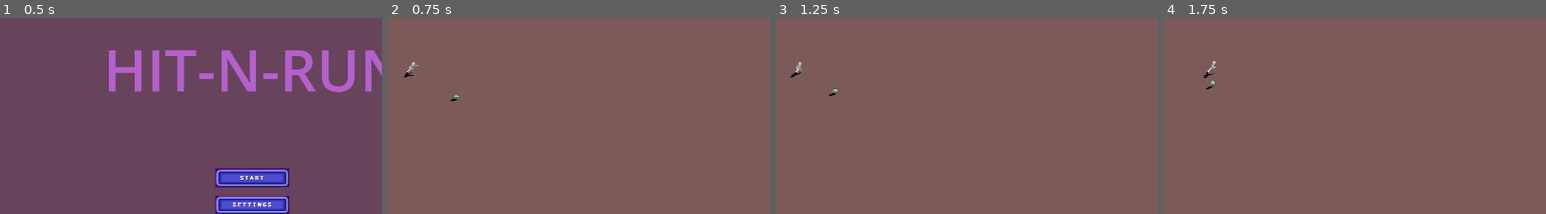
Above: before the commit, frames 1-4 (left to right).
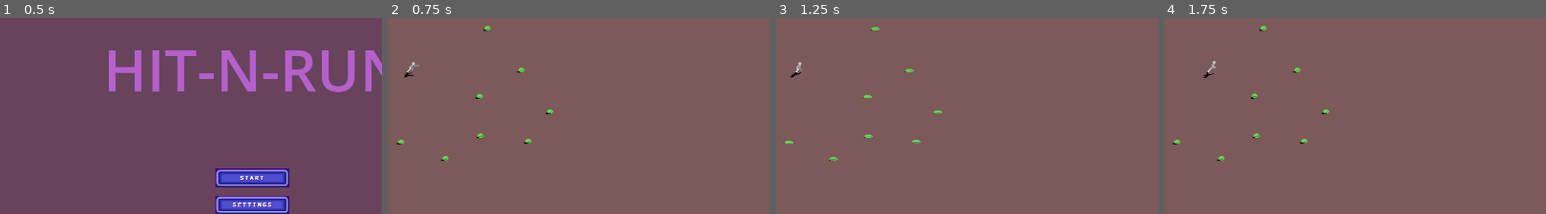
Above: after the commit, the same moments.

Repository: JuaniCargnel/Proyecto_Final_ProgIII
Game: Godot game, scene res://Escenas/MenuPrincipal.tscn
Two runs of this game, one before a commit and one after it. Both use one fixed random seed, a clock stepped at 60 frames per second and the inputs below.
Inputs (mouse positions are % of the whole screen's width and height, from its top left):
- Up to frame 1 (0.5 s): no input
- Up to frame 2 (0.75 s): click (48, 46) at 0.5 s
- Up to frame 3 (1.25 s): no input
- Up to frame 4 (1.75 s): move the mouse to (72, 45) at 1.27 s; hold Right (Right) from 1.28 s (still down); hold Shift (Correr) from 1.28 s (still down)
The pictures show only the part of the screen within x 15-65%, y 6-55%; the shares and areas given below are measured in that part.

Frame 1 is identical in both runs. In frame 2, 0.4% of the frame differs, in the area x 2-44%, y 3-73%; in frame 3, 0.3%; in frame 4, 0.4%.

Commit message:
Update 0.2.1

Diff:
--- a/Escenas/Pantalla1A.tscn
+++ b/Escenas/Pantalla1A.tscn
@@ -36,6 +36,27 @@
 navigation_polygon = SubResource("NavigationPolygon_qe0nb")
 
 [node name="SlimeVerde" parent="." instance=ExtResource("4_oo5ip")]
-position = Vector2(474, 263)
+position = Vector2(530, 260)
+
+[node name="SlimeVerde2" parent="." instance=ExtResource("4_oo5ip")]
+position = Vector2(656, 377)
+
+[node name="SlimeVerde3" parent="." instance=ExtResource("4_oo5ip")]
+position = Vector2(550, 83)
+
+[node name="SlimeVerde4" parent="." instance=ExtResource("4_oo5ip")]
+position = Vector2(441, 422)
+
+[node name="SlimeVerde5" parent="." instance=ExtResource("4_oo5ip")]
+position = Vector2(712, 300)
+
+[node name="SlimeVerde6" parent="." instance=ExtResource("4_oo5ip")]
+position = Vector2(532, 363)
+
+[node name="SlimeVerde7" parent="." instance=ExtResource("4_oo5ip")]
+position = Vector2(326, 379)
+
+[node name="SlimeVerde8" parent="." instance=ExtResource("4_oo5ip")]
+position = Vector2(638, 192)
 
 [editable path="Area_N"]
--- a/Escenas/SlimeVerde.tscn
+++ b/Escenas/SlimeVerde.tscn
@@ -195,6 +195,7 @@
 size = Vector2(25, 19)
 
 [node name="SlimeVerde" type="CharacterBody2D" groups=["areaEnemy", "enemigos", "nodo"]]
+z_index = 2
 collision_layer = 2
 collision_mask = 2
 motion_mode = 1
@@ -211,7 +212,7 @@
 shape = SubResource("CapsuleShape2D_glnvl")
 
 [node name="SombraMark" type="Marker2D" parent="."]
-position = Vector2(-8, 9)
+position = Vector2(-3, 5)
 
 [node name="FollowArea" type="Area2D" parent="."]
 visible = false
--- a/Escenas/personajePrincipal.tscn
+++ b/Escenas/personajePrincipal.tscn
@@ -832,7 +832,7 @@
 size = Vector2(12.875, 25.6875)
 
 [node name="PersonajePrincipal" type="CharacterBody2D" groups=["nodo", "player"]]
-z_index = 2
+z_index = 3
 motion_mode = 1
 script = ExtResource("1_qp7oi")
 
Binary file changed: Assets/Enemies/Slime/dead.png
Binary file changed: Assets/Enemies/Slime/idle.png
Binary file changed: Assets/Enemies/Slime/run.png
